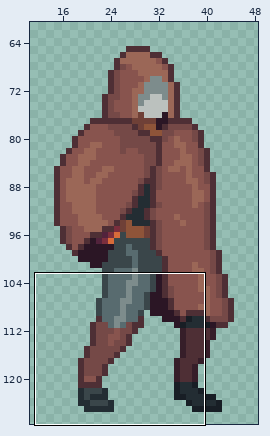
Two versions of one pixel-art file, Personal_Roberto/ASEPRITE/1. Liora/Liora_Cangrejo.aseprite. Above, an overview of the earlier version with the close-up marked.
Close-up. Earlier state:
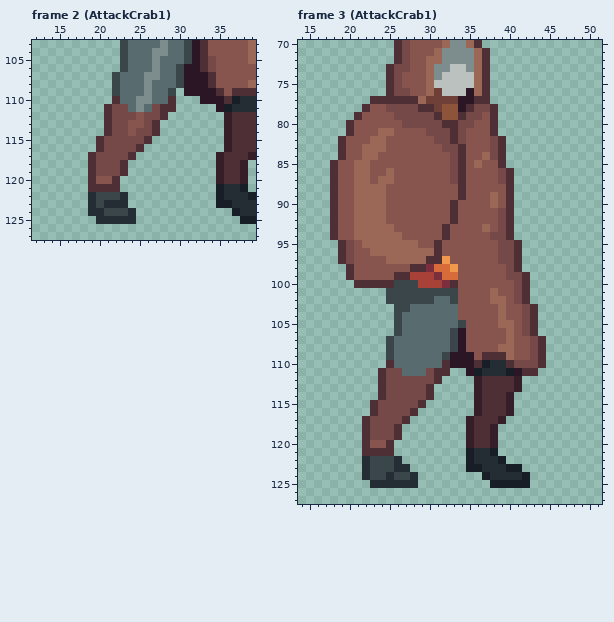
128x128 pixels, 27 frames. Shown: frame 2 (AttackCrab1): x 12..39, y 103..127; frame 3 (AttackCrab1): x 14..51, y 70..127. The wide view leaves out empty margins. The commit also changed other frames or places, which this record leaves out.
Once edited:
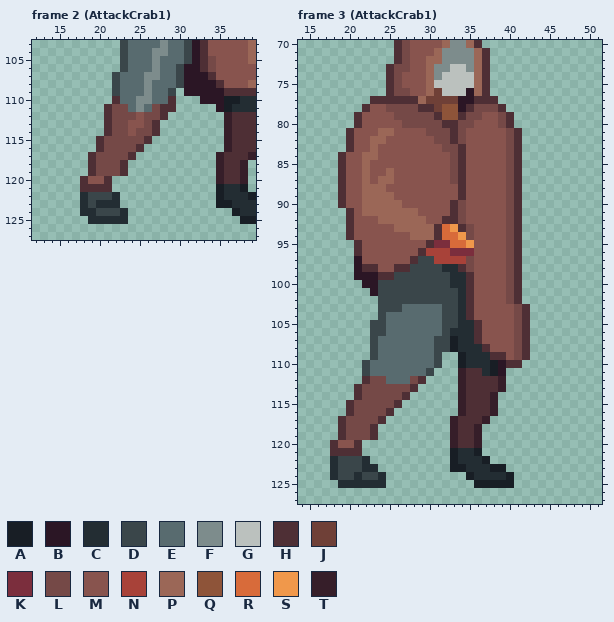
Palette (. is transparent): A #181e25  B #2b1625  C #232d33  D #3a464a  E #586b6f  F #7d8c8c  G #bbc1be  H #4e2f35  J #6f4037  K #7b2e3d  L #754947  M #88544e  N #a84239  P #9b6757  Q #8e5439  R #d86b3a  S #f0984b  T #361e29
The exact change:
Frame 2 (AttackCrab1), layer "Flattened":
y 108: x 34..35 HM -> BH
y 109: x 35..36 HM -> BH
y 110: x 36 H -> A
y 120: x 18..19 .H -> HM; x 21..22 MH -> H.
y 121: x 18 . -> H; x 22 H -> .
y 122: x 18..19 .C -> CD; x 22..23 DC -> C.
y 123: x 18..20 .CD -> CDC; x 23 C -> .
y 124: x 18 . -> C; x 20 C -> D; x 23..24 DC -> C.
y 125: x 19 . -> C; x 24 C -> .
Frame 3 (AttackCrab1), layers "Layer 2", "Flattened":
y 77: x 38 . -> H
y 78: x 38..39 H. -> LH
y 79: x 38..40 H.. -> MLH
y 80: x 20..21 HM -> .H; x 38..40 H.. -> MLH
y 81: x 38..41 H... -> MMLH
y 82: x 19..20 HM -> .H; x 38..41 LH.. -> MMLH
y 83: x 19..20 HM -> .H; x 22 P -> M; x 24 P -> M; x 38..41 LH.. -> MMLH
y 84: x 37..41 PLH.. -> MMMLH
y 85: x 18..19 HM -> .H; x 21 P -> M; x 36 P -> M; x 39..41 H.. -> MLH
y 86..87: x 18..19 HM -> .H; x 21 P -> M; x 39..41 LH. -> MLH
y 88: x 18..19 HM -> .H; x 21 P -> M; x 40..41 H. -> LH
y 89: x 18..19 HM -> .H; x 21 P -> M; x 25 M -> P; x 38 P -> M; x 40..41 H. -> LH
y 90: x 18..19 HM -> .H; x 21 P -> M; x 25..26 MM -> PP; x 34 M -> L; x 38 P -> M; x 40..41 H. -> LH
y 91: x 18..21 HMMP -> ..HM; x 25..28 MMMM -> PPPP; x 34 M -> L; x 39..41 LH. -> MLH
y 92: x 18..23 HMMPPP -> ..HMMM; x 25..29 MMMMM -> PPPPP; x 32 M -> H; x 34 M -> L; x 39..41 LH. -> MLH
y 93: x 18..35 HMMPPPPPMMMMMMHMMM -> ..HMMMMMPPPPPHRSHL; x 37 P -> M; x 39..41 LH. -> MLH
y 94: x 18..26 HMMPPPPPP -> ..HMMMMMM; x 28..35 MMMMHMMM -> PPPHRRSL; x 38..41 LLH. -> MMLH
y 95: x 19..28 HLMPPPPPPP -> ..HMMMMMMM; x 30..35 MHMMMM -> HKKRRS; x 39 L -> M
y 96: x 19..21 HLM -> ..H; x 23..35 PPPPPPPPHMMMM -> MMMMMMHNNNKKK; x 39 L -> M
y 97: x 19..21 HLM -> ..B; x 25..35 PPPPPHHSMMM -> MMMHDDNNNNL; x 39 L -> M
y 98: x 20..23 HMMM -> .BHH; x 26..35 MMHHKRRSMM -> HHDDDDCCHL
y 99: x 20..35 HMMMMMHHNNNKRRMM -> .BBBHHDDDDDDDCCH; x 41..42 LH -> H.
y 100: x 21..25 HHHHH -> .BBDD; x 29..35 NNNKHMM -> DDDDCCH; x 40..42 MLH -> LH.
y 101: x 23..24 .. -> BD; x 34..35 MM -> CH; x 38 P -> M; x 40..42 MLH -> LH.
y 102: x 24 . -> D; x 31..32 EE -> DD; x 34..35 MM -> CH; x 38..42 PPMLH -> MMLH.
y 103: x 24..25 .. -> DD; x 27 D -> E; x 32..35 EEMM -> DDCH; x 39 P -> M; x 41..43 MLH -> LH.
y 104: x 24..26 ..D -> DEE; x 32..35 EEMM -> DDCH; x 39 P -> M; x 41..43 MLH -> LH.
y 105: x 23..26 ...D -> DDEE; x 32..36 EEDMM -> DDCCH; x 39..43 PPMLH -> MMLH.
y 106: x 23..26 ...D -> DDEE; x 32..36 EDBMM -> DCCCH; x 40..43 PMLH -> MLH.
y 107: x 23..25 ..D -> DEE; x 31..36 EEDBMM -> DDACCH; x 40..44 PMMLH -> MLH..
y 108: x 23..25 ..D -> DEE; x 31..37 EEDBMMM -> DDACCCH; x 39..44 PPMMLH -> MMLH..
y 109: x 23..25 ..D -> DEE; x 31..37 EDBBBMH -> D..ACCC; x 40..44 PMMLH -> MLH..
y 110: x 22..25 ...H -> DEEE; x 31..39 EHBBBHACC -> D..ACCCAB; x 41..44 LLLH -> H...
y 111: x 22..26 ..HLL -> DEEEE; x 30..32 LHH -> D..; x 34..36 .BA -> THH; x 38..43 CCABHH -> AB....
y 112: x 22..27 ..HLLL -> HLLEEE; x 29..31 LLH -> H..; x 34..36 ..T -> THH; x 39..41 HHT -> T..
y 113: x 21..24 ...H -> HLLL; x 28..30 LLH -> H..; x 34..36 ..T -> THH; x 39..41 HHT -> T..
y 114: x 21..24 ...H -> HLLL; x 27..30 LLLH -> H...; x 34..36 ..T -> THH; x 38..40 HHT -> T..
y 115: x 20..23 ...H -> HLLL; x 26..29 LLLH -> H...; x 34..36 ..T -> THH; x 38..40 HHT -> T..
y 116: x 20..23 ...H -> HLLL; x 25..28 LLLH -> H...; x 34..36 ..T -> THH; x 38..40 HHT -> T..
y 117: x 19..22 ...H -> HLLL; x 24..27 LLLH -> H...; x 33..35 ..T -> THH; x 37..39 HHT -> T..
y 118..119: x 19..26 ...HLLLH -> HLLLH...; x 33..38 ..THHT -> THHT..
y 120: x 18..25 ....HMMH -> HMMH....; x 33..38 ..THHT -> THHT..
y 121: x 18..25 ....HHHH -> HHHH....; x 33..38 ..ACCA -> ACCA..
y 122: x 18..21 .... -> CDDD; x 23..26 DDDC -> ....; x 33..35 ..A -> ACC; x 37..39 CCA -> A..
y 123: x 18..21 .... -> CDDD; x 23..27 DDDCC -> C....; x 33..36 ..AA -> AACC; x 38..41 CCAA -> AA..
y 124: x 18..22 ....C -> CDDCD; x 24..28 DCDDC -> C....; x 35..37 ..A -> ACC; x 40..42 CCA -> A..
y 125: x 19..22 .... -> CCCC; x 25..28 CCCC -> ....; x 36..37 .. -> AA; x 41..42 AA -> ..
Boxes around the changes in both close-ups, in picture pixels (x1, y1, x2, y2):
changed: (208, 80, 232, 104)
changed: (80, 176, 136, 224)
changed: (330, 96, 546, 488)
